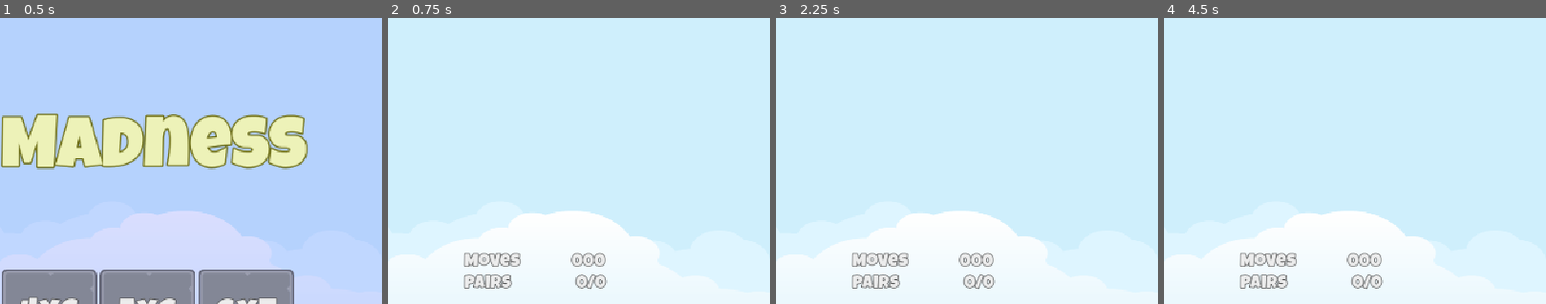
Above: before the commit, frames 1-4 (left to right).
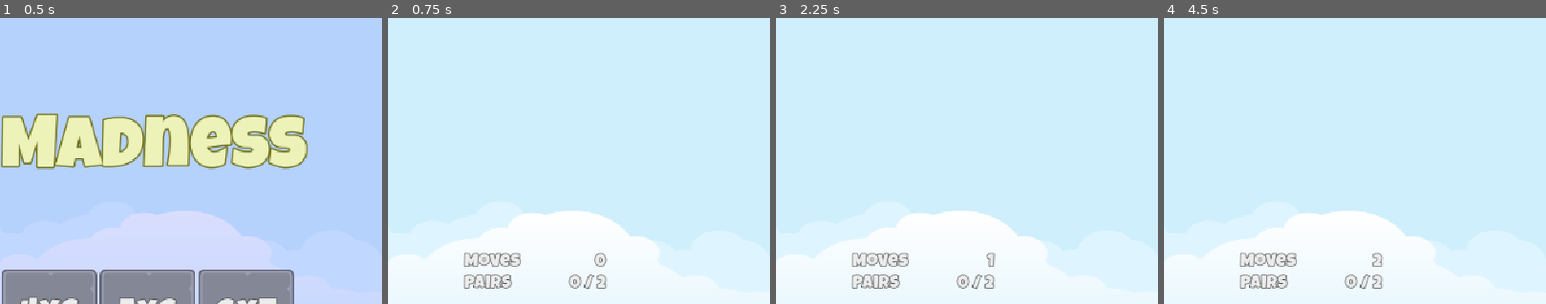
Above: after the commit, the same moments.

Repository: TaylorHobbs11/Godot_Practice
Game: Godot game, scene res://Scenes/Master/master.tscn
Same seed, same stepped clock (60 frames per second), same inputs: the game is played once before the commit and once after it.
Inputs (mouse positions are % of the whole screen's width and height, from its top left):
- Up to frame 1 (0.5 s): no input
- Up to frame 2 (0.75 s): click "2x2" at 0.5 s
- Up to frame 3 (2.25 s): click (25, 44) at 1.25 s; click (34, 44) at 2.02 s
- Up to frame 4 (4.5 s): click (25, 56) at 2.77 s; click (34, 56) at 3.52 s; click (25, 44) at 4.25 s
The pictures show only the part of the screen within x 50-100%, y 0-50%; the shares and areas given below are measured in that part.

Frame 1 is identical in both runs. In frame 2, 0.5% of the frame differs, in the area x 47-58%, y 82-95%; in frame 3, 0.5%; in frame 4, 0.5%.

Commit message:
Completed the game, Added Sounds and Music, Added more tween animation, and more connections to SignalHub

Diff:
--- a/memory-madness/Globals/SignalHub.gd
+++ b/memory-madness/Globals/SignalHub.gd
@@ -3,6 +3,7 @@
 signal on_level_selected(level_setting: LevelSetting)
 signal on_game_exit_pressed
 signal on_tile_selected(tile: MemoryTile)
+signal on_game_over(moves_taken: int)
 
 func emit_on_level_selected(level_setting: LevelSetting) -> void:
 	on_level_selected.emit(level_setting)
@@ -12,3 +13,6 @@
 
 func emit_on_tile_selected(tile: MemoryTile) -> void:
 	on_tile_selected.emit(tile)
+
+func emit_on_game_over(moves_taken: int) -> void:
+	on_game_over.emit(moves_taken)
--- a/memory-madness/Scenes/Game/game.gd
+++ b/memory-madness/Scenes/Game/game.gd
@@ -2,12 +2,17 @@
 
 const MEMORY_TILE = preload("res://Scenes/memory_tile.tscn")
 @onready var grid_container: GridContainer = $HBoxContainer/GridContainer
+@onready var scorer: Scorer = $Scorer
+@onready var pairs_label: Label = $HBoxContainer/VBoxContainer/HBoxContainer2/PairsLabel
+@onready var moves_label: Label = $HBoxContainer/VBoxContainer/HBoxContainer/MovesLabel
 
 # Called when the node enters the scene tree for the first time.
 func _ready() -> void:
 	SignalHub.on_level_selected.connect(on_level_selected)
 
-
+func _process(delta: float) -> void:
+	pairs_label.text = scorer.get_pairs_str()
+	moves_label.text = scorer.get_moves_str()
 
 func on_level_selected(level_setting: LevelSetting) -> void:
 
@@ -21,6 +26,7 @@
 		grid_container.add_child(mt)
 		mt.setup(image, frame_image)
 
+	scorer.clear_new_game(level_setting.target_pairs)
 
 func _on_exit_button_pressed() -> void:
 	for tile in grid_container.get_children():
--- a/memory-madness/Scenes/Game/game.tscn
+++ b/memory-madness/Scenes/Game/game.tscn
@@ -6,6 +6,7 @@
 [ext_resource type="Texture2D" uid="uid://x2c11ohulhnx" path="res://Assets/ui/green_button00.png" id="4_xfil1"]
 [ext_resource type="Texture2D" uid="uid://cn5gjhrhrgcaa" path="res://Assets/ui/yellow_button00.png" id="5_huoen"]
 [ext_resource type="PackedScene" uid="uid://ds0j2rusds58s" path="res://Scenes/scorer.tscn" id="6_flgk0"]
+[ext_resource type="PackedScene" uid="uid://dobhr2odx3wv5" path="res://Scenes/game_over_ui.tscn" id="7_vifcx"]
 
 [node name="Game" type="Control" unique_id=1164472223]
 layout_mode = 3
@@ -110,4 +111,19 @@
 
 [node name="Scorer" parent="." unique_id=508119563 instance=ExtResource("6_flgk0")]
 
+[node name="MarginContainer" type="MarginContainer" parent="." unique_id=1855678497]
+layout_mode = 1
+anchors_preset = 5
+anchor_left = 0.5
+anchor_right = 0.5
+offset_left = -20.0
+offset_right = 20.0
+offset_bottom = 40.0
+grow_horizontal = 2
+theme_override_constants/margin_top = 64
+
+[node name="GameOverUI" parent="MarginContainer" unique_id=2050168148 instance=ExtResource("7_vifcx")]
+visible = false
+layout_mode = 2
+
 [connection signal="pressed" from="HBoxContainer/VBoxContainer/ExitButton" to="." method="_on_exit_button_pressed"]
--- a/memory-madness/Scenes/Master/master.tscn
+++ b/memory-madness/Scenes/Master/master.tscn
@@ -4,6 +4,7 @@
 [ext_resource type="Script" uid="uid://brieatah5lbeh" path="res://Scenes/Master/master.gd" id="1_f3hoe"]
 [ext_resource type="PackedScene" uid="uid://bs1x6v1m5k1vs" path="res://Scenes/Main/main.tscn" id="2_vq23j"]
 [ext_resource type="PackedScene" uid="uid://bwliesedvreqm" path="res://Scenes/Game/game.tscn" id="3_vq23j"]
+[ext_resource type="PackedScene" uid="uid://pcnvcckmh34a" path="res://Scenes/sound_controller.tscn" id="5_av24y"]
 
 [node name="Master" type="Control" unique_id=2122347685]
 layout_mode = 3
@@ -30,3 +31,5 @@
 [node name="Game" parent="." unique_id=1164472223 instance=ExtResource("3_vq23j")]
 visible = false
 layout_mode = 1
+
+[node name="SoundController" parent="." unique_id=1963136700 instance=ExtResource("5_av24y")]
--- /dev/null
+++ b/memory-madness/Scenes/game_over_ui.gd
@@ -0,0 +1,16 @@
+extends PanelContainer
+
+@onready var moves_label: Label = $VBoxContainer/MovesLabel
+
+
+# Called when the node enters the scene tree for the first time.
+func _ready() -> void:
+	SignalHub.on_game_over.connect(on_game_over)
+	SignalHub.on_game_exit_pressed.connect(on_game_exit_pressed)
+
+func on_game_over(moves_taken: int) -> void:
+	show()
+	moves_label.text = "You took %d moves" % [moves_taken]
+
+func on_game_exit_pressed() -> void:
+	hide()
--- /dev/null
+++ b/memory-madness/Scenes/game_over_ui.tscn
@@ -0,0 +1,35 @@
+[gd_scene format=3 uid="uid://dobhr2odx3wv5"]
+
+[ext_resource type="LabelSettings" uid="uid://dvlx4inrt4yb3" path="res://Resources/TitleLabel72.tres" id="1_lth8f"]
+[ext_resource type="Script" uid="uid://bsxyisq6ofyx0" path="res://Scenes/game_over_ui.gd" id="1_qqn7r"]
+[ext_resource type="LabelSettings" uid="uid://dw6fl0tt0fhbi" path="res://Resources/LabelWhite48.tres" id="2_qqn7r"]
+
+[sub_resource type="StyleBoxFlat" id="StyleBoxFlat_3xd07"]
+content_margin_left = 24.0
+content_margin_top = 24.0
+content_margin_right = 24.0
+content_margin_bottom = 24.0
+bg_color = Color(0.13333334, 0.13333334, 0.13333334, 0.5764706)
+
+[node name="GameOverUI" type="PanelContainer" unique_id=2050168148]
+offset_right = 40.0
+offset_bottom = 40.0
+theme_override_styles/panel = SubResource("StyleBoxFlat_3xd07")
+script = ExtResource("1_qqn7r")
+
+[node name="VBoxContainer" type="VBoxContainer" parent="." unique_id=1477156689]
+layout_mode = 2
+
+[node name="Label" type="Label" parent="VBoxContainer" unique_id=1820984640]
+layout_mode = 2
+text = "YOU WIN"
+label_settings = ExtResource("1_lth8f")
+horizontal_alignment = 1
+vertical_alignment = 1
+
+[node name="MovesLabel" type="Label" parent="VBoxContainer" unique_id=1601690684]
+layout_mode = 2
+text = "000"
+label_settings = ExtResource("2_qqn7r")
+horizontal_alignment = 1
+vertical_alignment = 1
--- a/memory-madness/Scenes/memory_tile.gd
+++ b/memory-madness/Scenes/memory_tile.gd
@@ -10,6 +10,21 @@
 	frame_image.texture = frame
 	item_image.texture = image
 
+func matches_other_tile(other: MemoryTile) -> bool:
+	return other != self and other.item_image.texture == item_image.texture
+
+func kill_on_pair() -> void:
+	z_index = 10
+	disabled = true
+	modulate = Color.TRANSPARENT
+	var tween: Tween = create_tween()
+	tween.set_parallel(true)
+	tween.tween_property(self, "rotation_degrees", 720, 0.5)
+	tween.tween_property(self, "scale", Vector2(1.5,1.5), 0.5)
+	tween.set_parallel(false)
+	tween.tween_interval(0.5)
+	tween.tween_property(self, "modulate", Color.TRANSPARENT, 0.2)
+
 func reveal(r: bool) -> void:
 	frame_image.visible = r
 	item_image.visible = r
--- a/memory-madness/Scenes/memory_tile.tscn
+++ b/memory-madness/Scenes/memory_tile.tscn
@@ -8,6 +8,7 @@
 [node name="MemoryTile" type="TextureButton" unique_id=1250406833]
 offset_right = 40.0
 offset_bottom = 40.0
+pivot_offset_ratio = Vector2(0.5, 0.5)
 texture_normal = ExtResource("1_i515n")
 script = ExtResource("2_4iinf")
 
--- a/memory-madness/Scenes/scorer.gd
+++ b/memory-madness/Scenes/scorer.gd
@@ -4,19 +4,50 @@
 static var SelectionEnabled: bool = true
 
 @onready var reveal_timer: Timer = $RevealTimer
+@onready var pair_sound: AudioStreamPlayer = $PairSound
 
 var _selected_tiles: Array[MemoryTile]
+var _pairs_made: int = 0
+var _target_pairs: int = 99
+var _moves_made: int = 0
 
 func _ready() -> void:
 	SignalHub.on_tile_selected.connect(on_tile_selected)
 	SignalHub.on_game_exit_pressed.connect(on_exit_selected)
 
+func check_for_pair() -> void:
+	if _selected_tiles[0].matches_other_tile(_selected_tiles[1]):
+		_selected_tiles[0].kill_on_pair()
+		_selected_tiles[1].kill_on_pair()
+		_pairs_made += 1
+		pair_sound.play()
+	_moves_made += 1
+
+func clear_new_game(target_pairs: int) -> void:
+	_selected_tiles.clear()
+	SelectionEnabled = true
+	_pairs_made = 0
+	_target_pairs = target_pairs
+	_moves_made = 0
+
+func get_pairs_str() -> String:
+	return "%d / %d" % [_pairs_made, _target_pairs]
+
+func get_moves_str() -> String:
+	return "%d" % [_moves_made]
+
+func check_game_over() -> void:
+	if _pairs_made != _target_pairs:
+		SelectionEnabled = true
+	else:
+		SignalHub.emit_on_game_over(_moves_made)
 
 func process_pair() -> void:
 	if _selected_tiles.size() !=2: return
 
 	SelectionEnabled = false
 	reveal_timer.start()
+	check_for_pair()
 
 func on_tile_selected(tile: MemoryTile) -> void:
 	if !SelectionEnabled: return
@@ -27,7 +58,7 @@
 func _on_reveal_timer_timeout() -> void:
 	for tile in _selected_tiles:
 		tile.reveal(false)
-	SelectionEnabled = true
+	check_game_over()
 	_selected_tiles.clear()
 
 func on_exit_selected() -> void:
--- a/memory-madness/Scenes/scorer.tscn
+++ b/memory-madness/Scenes/scorer.tscn
@@ -1,6 +1,7 @@
 [gd_scene format=3 uid="uid://ds0j2rusds58s"]
 
 [ext_resource type="Script" uid="uid://dqgxc1n6xj63i" path="res://Scenes/scorer.gd" id="1_ovddw"]
+[ext_resource type="AudioStream" uid="uid://bnfexjvmrii35" path="res://Assets/sounds/sfx_sounds_fanfare3.wav" id="2_2gjae"]
 
 [node name="Scorer" type="Node" unique_id=508119563]
 script = ExtResource("1_ovddw")
@@ -8,4 +9,7 @@
 [node name="RevealTimer" type="Timer" parent="." unique_id=183696702]
 one_shot = true
 
+[node name="PairSound" type="AudioStreamPlayer" parent="." unique_id=1819465593]
+stream = ExtResource("2_2gjae")
+
 [connection signal="timeout" from="RevealTimer" to="." method="_on_reveal_timer_timeout"]
--- /dev/null
+++ b/memory-madness/Scenes/sound_controller.gd
@@ -0,0 +1,41 @@
+extends Node
+
+
+@export var main_menu_music: AudioStream
+@export var game_music: AudioStream
+@export var click_effect: AudioStream
+@export var tile_effect: AudioStream
+@export var game_over_effect: AudioStream
+
+@onready var music: AudioStreamPlayer = $Music
+@onready var effects: AudioStreamPlayer = $Effects
+
+
+func _ready() -> void:
+	SignalHub.on_level_selected.connect(on_level_selected)
+	SignalHub.on_tile_selected.connect(on_tile_selected)
+	SignalHub.on_game_over.connect(on_game_over)
+	SignalHub.on_game_exit_pressed.connect(on_game_exit_pressed)
+	on_game_exit_pressed()
+
+func play_music(stream: AudioStream) -> void:
+	music.stream = stream
+	music.play()
+
+func play_effect(stream: AudioStream) -> void:
+	effects.stream = stream
+	effects.play()
+
+func on_level_selected(_level: LevelSetting):
+	play_music(game_music)
+	play_effect(click_effect)
+
+func on_tile_selected(_tile: MemoryTile):
+	play_effect(tile_effect)
+
+func on_game_over(_moves_taken: int):
+	play_effect(game_over_effect)
+
+func on_game_exit_pressed():
+	play_music(main_menu_music)
+	play_effect(click_effect)
--- /dev/null
+++ b/memory-madness/Scenes/sound_controller.tscn
@@ -0,0 +1,20 @@
+[gd_scene format=3 uid="uid://pcnvcckmh34a"]
+
+[ext_resource type="Script" uid="uid://deudv42obixws" path="res://Scenes/sound_controller.gd" id="1_xlj0e"]
+[ext_resource type="AudioStream" uid="uid://cbrr6y78fp5pa" path="res://Assets/sounds/bgm_action_3.mp3" id="2_nt2od"]
+[ext_resource type="AudioStream" uid="uid://dvpbmlqspv6va" path="res://Assets/sounds/bgm_action_4.mp3" id="3_564iv"]
+[ext_resource type="AudioStream" uid="uid://b862lvdotqr0t" path="res://Assets/sounds/sfx_sounds_impact1.wav" id="4_k0v5s"]
+[ext_resource type="AudioStream" uid="uid://b5aprfa31eosc" path="res://Assets/sounds/sfx_sounds_impact7.wav" id="5_k86ej"]
+[ext_resource type="AudioStream" uid="uid://bb0g314okt017" path="res://Assets/sounds/sfx_sounds_powerup12.wav" id="6_qktm1"]
+
+[node name="SoundController" type="Node" unique_id=1963136700]
+script = ExtResource("1_xlj0e")
+main_menu_music = ExtResource("2_nt2od")
+game_music = ExtResource("3_564iv")
+click_effect = ExtResource("4_k0v5s")
+tile_effect = ExtResource("5_k86ej")
+game_over_effect = ExtResource("6_qktm1")
+
+[node name="Music" type="AudioStreamPlayer" parent="." unique_id=209744431]
+
+[node name="Effects" type="AudioStreamPlayer" parent="." unique_id=410109421]
Not shown, changed: memory-madness/Assets/sounds/bgm_action_3.mp3.import
Not shown, changed: memory-madness/Assets/sounds/bgm_action_4.mp3.import
Not shown, added: memory-madness/Scenes/game_over_ui.gd.uid
Not shown, added: memory-madness/Scenes/sound_controller.gd.uid
